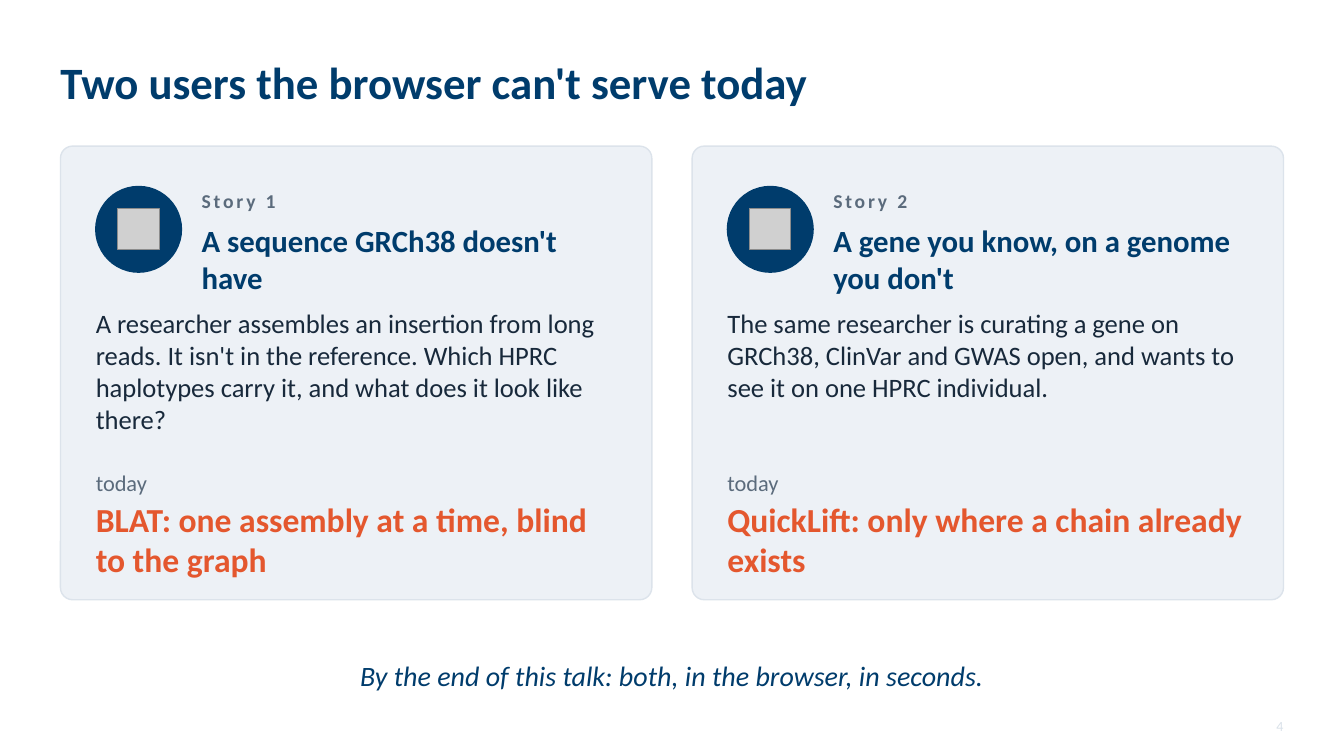
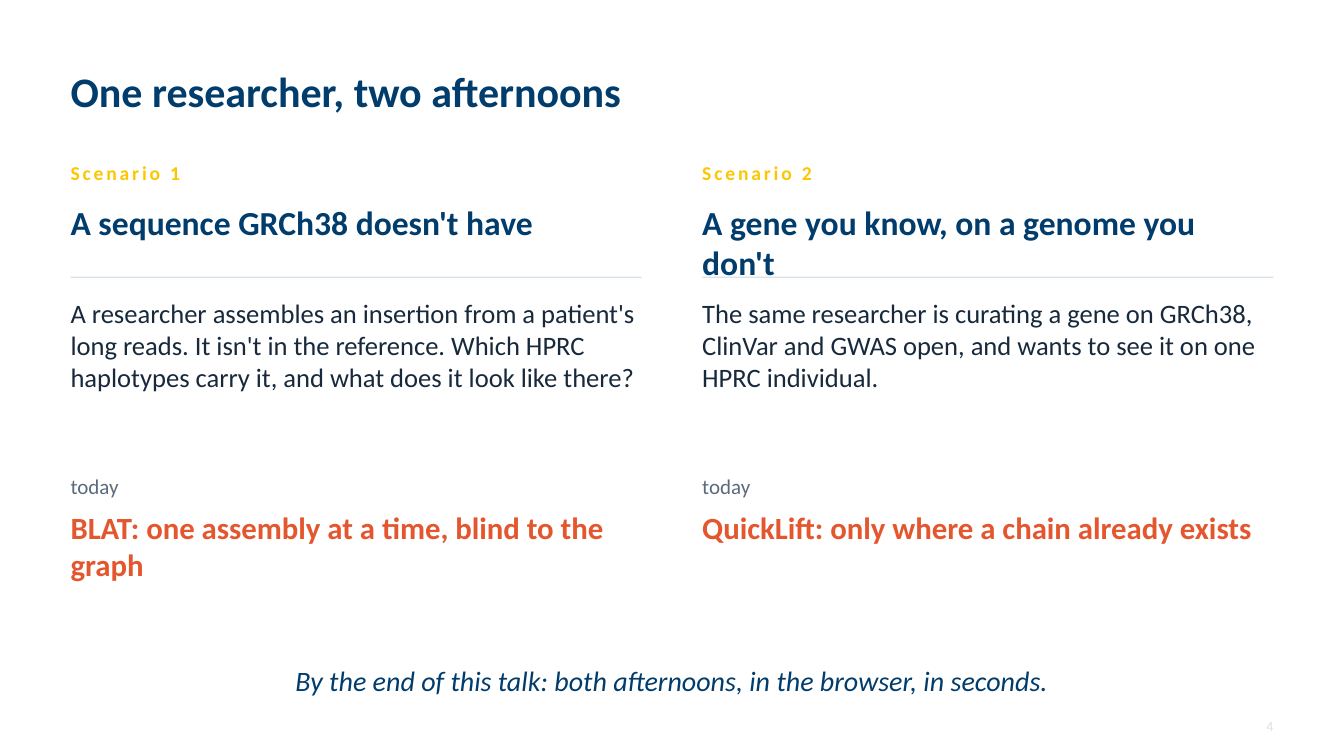
Before and after one commit to parsaeskandar/hprc_2026_poster, a slide deck: slide 4 of talk/HPRC2026_talk.pptx. Drawn at 1344x756 pixels with LibreOffice and Linux fonts; fonts in the diff are those of the drawing; grey boxes stand for pictures. Boxes give left, top, right and bottom in pixels: in the first picture for what was removed or moved away, otherwise in the second. Text is boxed around its words. In the diff, an @@ line names an element or a change of style, - is before the commit and + after.

Commit message:
Talk v3: challenge-first structure, brief tag-array section from the paper and WABI deck, two screen-recording scenarios with auto-embed, who-this-is-for slide, more minimal theme

```diff
--- a/talk/HPRC2026_talk.pptx
+++ b/talk/HPRC2026_talk.pptx
@@ text at (71, 77, 621, 113): text changed; size 32 to 30 pt @@
-Two users the browser can't serve today
+One researcher, two afternoons
@@ rounded rectangle removed at (60, 146, 652, 600) @@
@@ rounded rectangle removed at (693, 146, 1285, 600) @@
@@ text at (71, 166, 180, 180): text changed; text colour #5B6B7C to #FDC700 @@
-Story 1
+Scenario 1
@@ text at (702, 166, 812, 180): text changed; text colour #5B6B7C to #FDC700 @@
-Story 2
+Scenario 2
@@ text "A sequence GRCh38 doesn't have": place and size @@
-text "A sequence GRCh38 doesn't have" at (202, 230, 557, 290)
+text "A sequence GRCh38 doesn't have" at (71, 211, 533, 241)
@@ text "A sequence GRCh38 doesn't have" at (71, 211, 533, 241): size 22 to 24 pt @@
@@ ellipse removed at (96, 187, 181, 272) @@
@@ picture removed at (118, 209, 159, 250) @@
@@ text "A gene you know, on ..." at (702, 211, 1196, 276): size 22 to 24 pt @@
@@ text "A gene you know, on ...": place and size @@
-text "A gene you know, on ..." at (833, 230, 1230, 294)
+text "A gene you know, on ..." at (702, 211, 1196, 276)
@@ ellipse removed at (728, 187, 814, 272) @@
@@ picture removed at (750, 209, 791, 250) @@
@@ line added from (71, 277) to (642, 277), #D9E1E9 1 pt @@
@@ text "The same researcher is curating ..." rewrapped from (727, 314, 1234, 397) to (702, 304, 1255, 388) @@
@@ line added from (703, 277) to (1273, 277), #D9E1E9 1 pt @@
@@ text at (71, 304, 634, 392): text changed @@
-A researcher assembles an insertion from long reads. It isn't in the reference. Which HPRC haplotypes carry it, and what does it look like there?
+A researcher assembles an insertion from a patient's long reads. It isn't in the reference. Which HPRC haplotypes carry it, and what does it look like there?
@@ text "today": place and size @@
-text "today" at (96, 475, 147, 495)
+text "today" at (71, 479, 119, 498)
@@ text "today" at (71, 479, 119, 498): size 16 to 15 pt @@
@@ text "today" at (702, 479, 750, 498): size 16 to 15 pt @@
@@ text "today": place and size @@
-text "today" at (727, 475, 778, 495)
+text "today" at (702, 479, 750, 498)
@@ text "BLAT: one assembly at a ...": place and size @@
-text "BLAT: one assembly at a ..." at (96, 508, 587, 578)
+text "BLAT: one assembly at a ..." at (71, 517, 604, 582)
@@ text "BLAT: one assembly at a ..." at (71, 517, 604, 582): size 24 to 22 pt; vertical alignment middle to top @@
@@ text "QuickLift: only where a chain ..." at (702, 517, 1252, 544): size 24 to 22 pt; vertical alignment middle to top @@
@@ text "QuickLift: only where a chain ...": place and size @@
-text "QuickLift: only where a chain ..." at (727, 508, 1242, 573)
+text "QuickLift: only where a chain ..." at (702, 517, 1252, 544)
@@ text at (295, 671, 1048, 696): text changed @@
-By the end of this talk: both, in the browser, in seconds.
+By the end of this talk: both afternoons, in the browser, in seconds.
```
Also in this commit, not shown: 11 other slides changed, 11 slides added, 9 slides removed, 13 other files.
